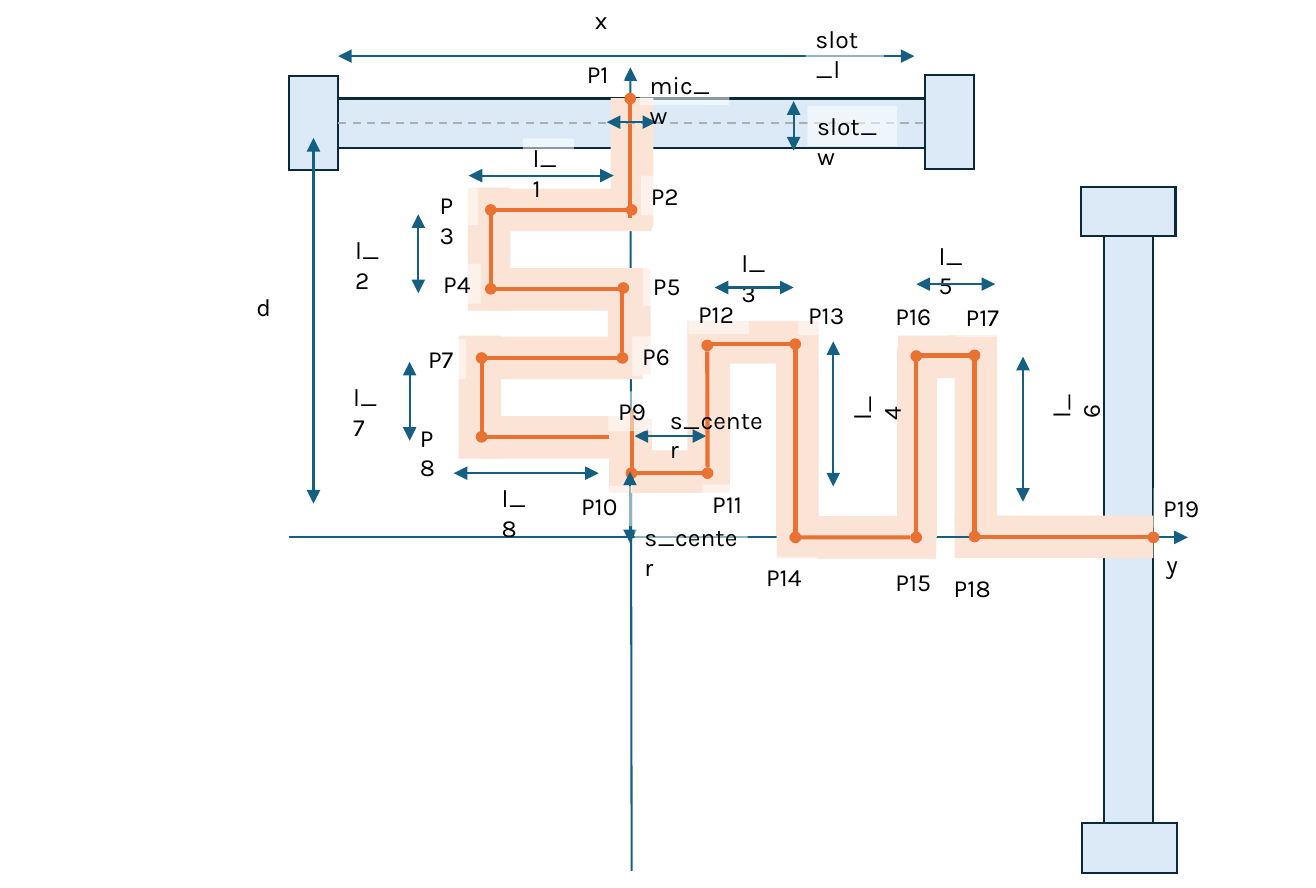
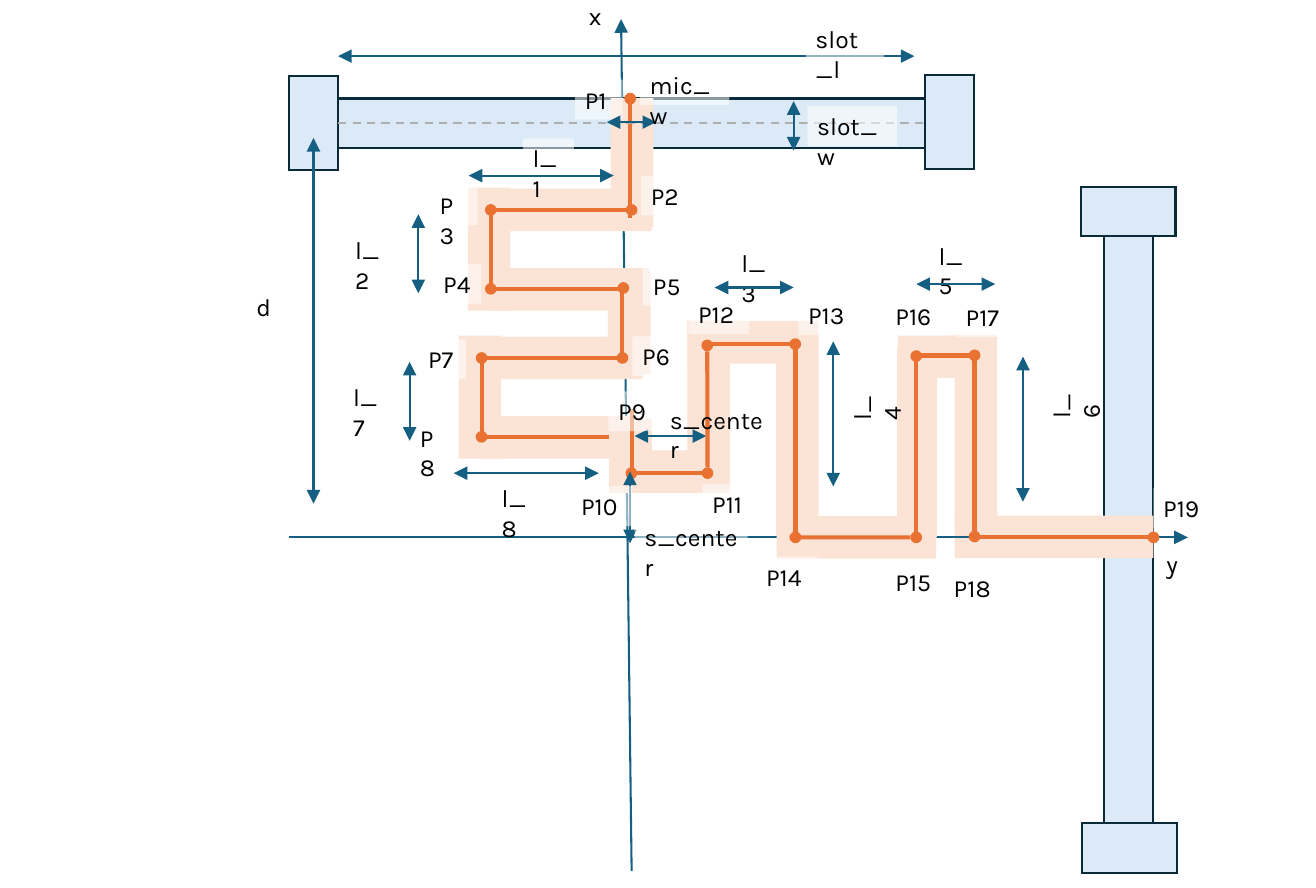
Before and after one commit to tkn-tub/SIM, a slide deck: slide 1 of figures/CST_TTD_polyline_coord.pptx. Drawn at 1316x888 pixels with LibreOffice and Linux fonts; fonts in the diff are those of the drawing. Boxes give left, top, right and bottom in pixels: in the first picture for what was removed or moved away, otherwise in the second. Text is boxed around its words. In the diff, an @@ line names an element or a change of style, - is before the commit and + after.

```diff
--- a/figures/CST_TTD_polyline_coord.pptx
+++ b/figures/CST_TTD_polyline_coord.pptx
@@ text "x": place and size @@
-text "x" at [595, 17, 608, 29]
+text "x" at [589, 13, 602, 25]
@@ arrow moved from (631, 67) - (632, 872) to (621, 19) - (632, 872) @@
@@ rectangle "P1": place and size @@
-rectangle "P1" at [578, 54, 625, 94]
+rectangle "P1" at [576, 80, 623, 119]
```
